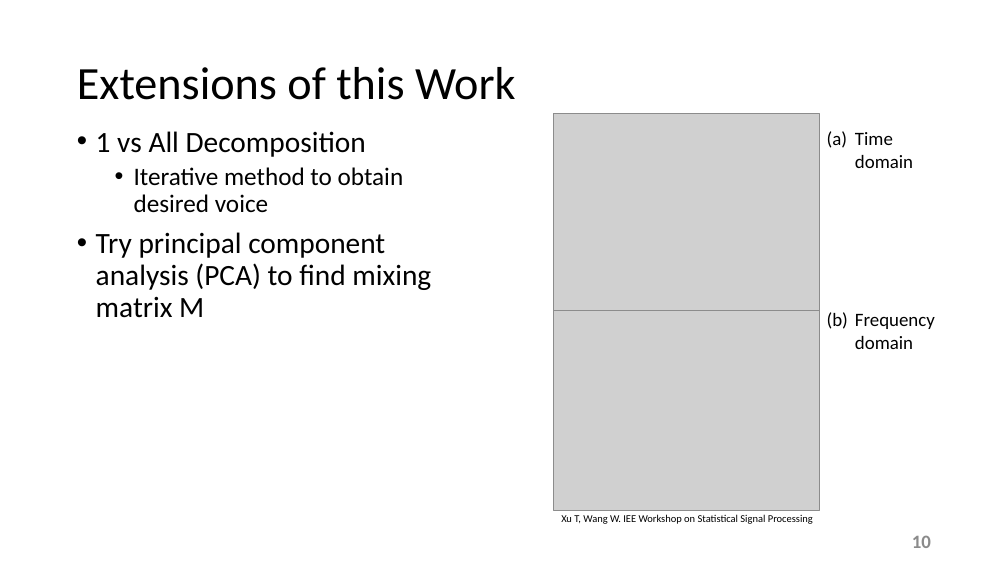
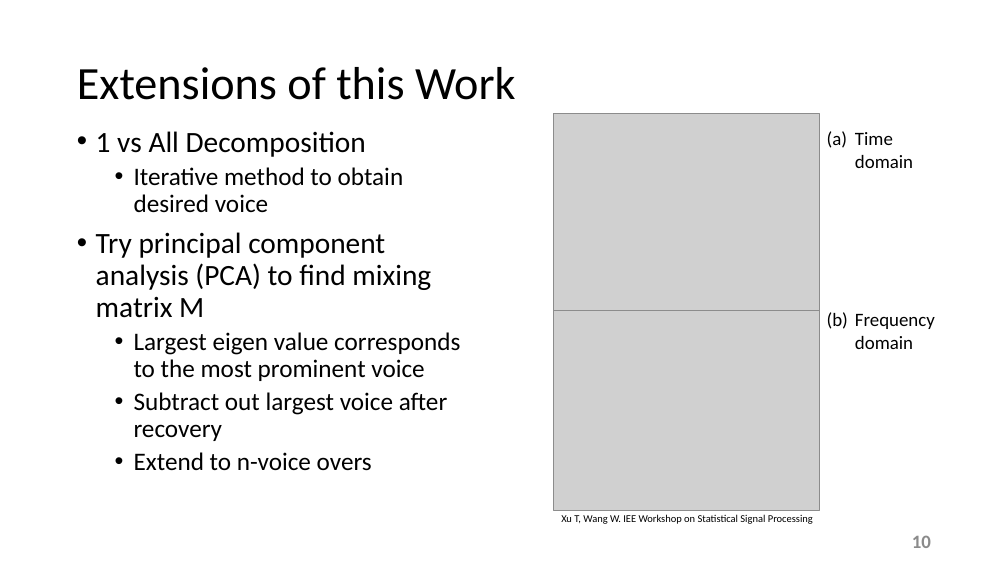
Before and after one commit to esaracin/compressive-sensing-cocktail-party-problem, a slide deck: slide 10 of slide/slides.pptx. Drawn at 1008x567 pixels with LibreOffice and Linux fonts; fonts in the diff are those of the drawing; grey boxes stand for pictures; background and template pictures are left out. Boxes give left, top, right and bottom in pixels: in the first picture for what was removed or moved away, otherwise in the second. Text is boxed around its words. In the diff, an @@ line names an element or a change of style, - is before the commit and + after.

```diff
--- a/slide/slides.pptx
+++ b/slide/slides.pptx
@@ text at box(134, 332, 460, 471): paragraphs added @@
+  • Largest eigen value corresponds to the most prominent voice
+  • Subtract out largest voice after recovery
+  • Extend to n-voice overs
```
Also in this commit, not shown: 2 other slides changed.
